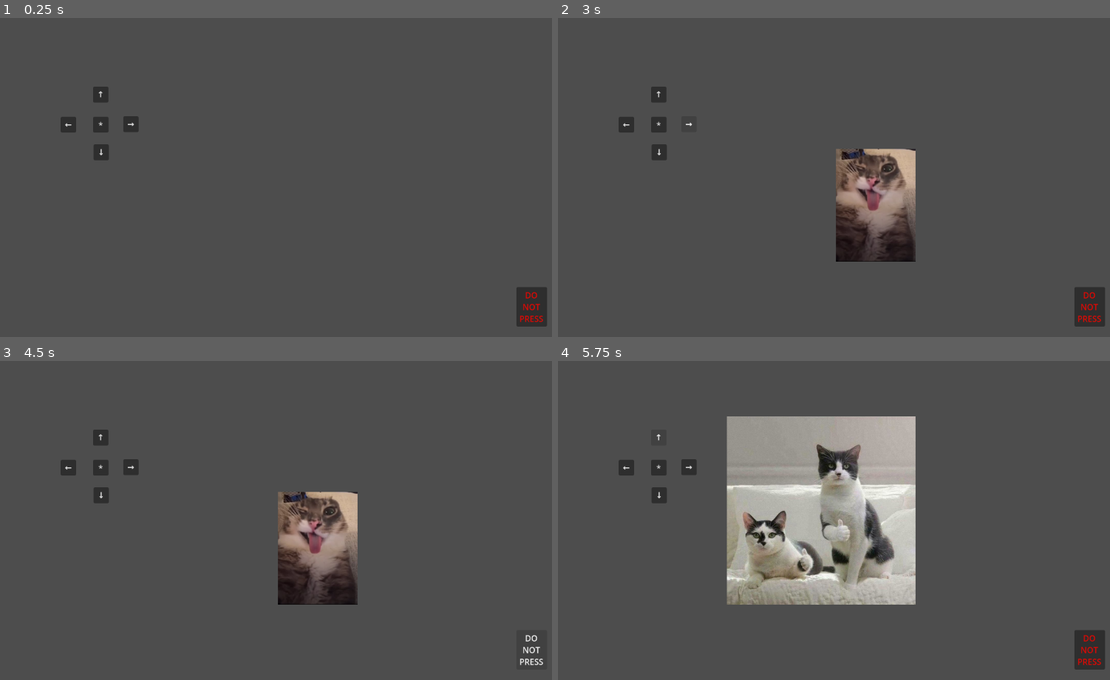
Above: before the commit, frames 1-4 (two rows, left to right).
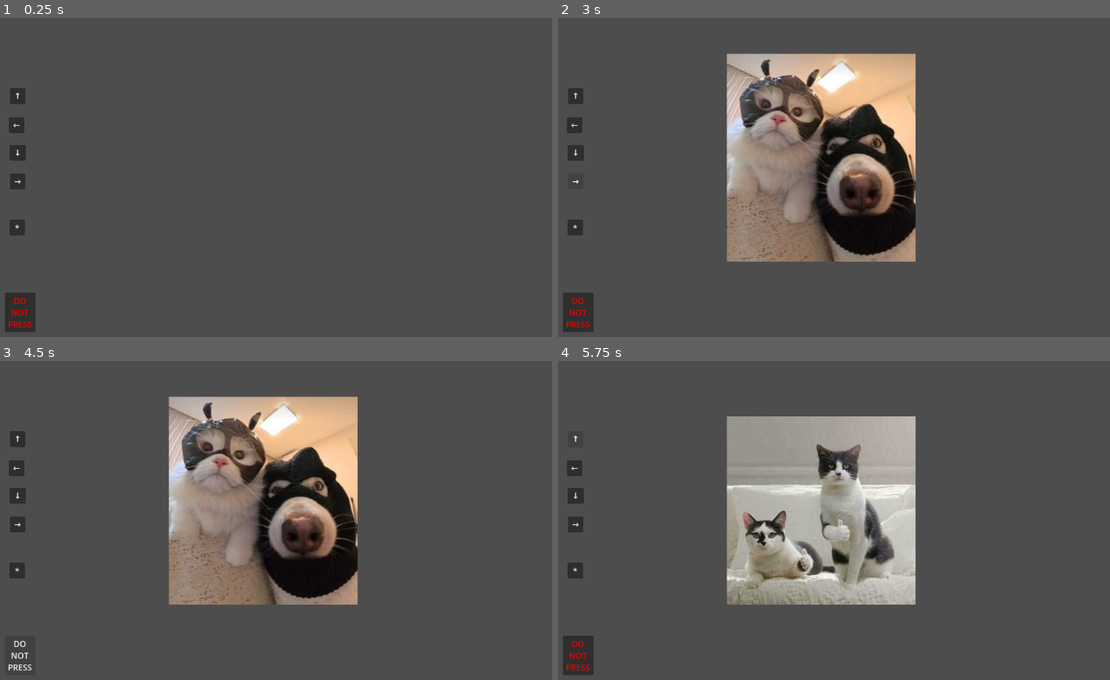
Above: after the commit, the same moments.

Repository: sofiia773/Cat
Game: Godot game, scene res://Main.tscn
Two runs of this game, one before a commit and one after it. Both use one fixed random seed, a clock stepped at 60 frames per second and the inputs below.
Inputs:
- Up to frame 1 (0.25 s): no input
- Up to frame 2 (3 s): click "↑" at 0.5 s; click "↓" at 1.25 s; click "←" at 2 s; click "→" at 2.75 s
- Up to frame 3 (4.5 s): click "*" at 3.5 s; click "DO NOT PRESS" at 4.25 s
- Up to frame 4 (5.75 s): click "↑" at 5 s

The runs differ from the first frame. In frame 1, 2.6% of the frame differs, in the area x 0-100%, y 21-99%; in frame 2, 23%, in the area x 0-100%, y 11-99%; in frame 3, 22%; in frame 4, 2.4%.

Commit message:
Added sounds

Diff:
--- a/Main.tscn
+++ b/Main.tscn
@@ -18,14 +18,14 @@
 [node name="UpButton" type="Button" parent="." unique_id=1823652593]
 layout_mode = 1
 anchors_preset = -1
-anchor_left = 0.19500001
-anchor_top = 0.231
-anchor_right = 0.19500001
-anchor_bottom = 0.231
-offset_left = -14.640015
-offset_top = -15.688004
-offset_right = 15.359985
-offset_bottom = 15.666214
+anchor_left = 0.055000003
+anchor_top = 0.23500001
+anchor_right = 0.055000003
+anchor_bottom = 0.23500001
+offset_left = -15.305004
+offset_top = -15.690002
+offset_right = 14.694996
+offset_bottom = 15.664215
 grow_horizontal = 2
 grow_vertical = 2
 text = "↑"
@@ -33,14 +33,14 @@
 [node name="DownButton" type="Button" parent="." unique_id=1374790172]
 layout_mode = 1
 anchors_preset = -1
-anchor_left = 0.19600001
-anchor_top = 0.40800002
-anchor_right = 0.19600001
-anchor_bottom = 0.40800002
-offset_left = -14.792007
-offset_top = -18.384003
-offset_right = 15.207993
-offset_bottom = 12.615997
+anchor_left = 0.055000003
+anchor_top = 0.404
+anchor_right = 0.055000003
+anchor_bottom = 0.404
+offset_left = -16.305004
+offset_top = -15.216003
+offset_right = 15.694996
+offset_bottom = 15.783997
 grow_horizontal = 2
 grow_vertical = 2
 text = "↓"
@@ -48,14 +48,14 @@
 [node name="LeftButton" type="Button" parent="." unique_id=1559517050]
 layout_mode = 1
 anchors_preset = -1
-anchor_left = 0.141
-anchor_top = 0.32000002
-anchor_right = 0.141
-anchor_bottom = 0.32000002
-offset_left = -15.432007
-offset_top = -15.360016
-offset_right = 14.567993
-offset_bottom = 15.639984
+anchor_left = 0.053000003
+anchor_top = 0.32200003
+anchor_right = 0.053000003
+anchor_bottom = 0.32200003
+offset_left = -15.003002
+offset_top = -15.588013
+offset_right = 14.996998
+offset_bottom = 15.411987
 grow_horizontal = 2
 grow_vertical = 2
 text = "←"
@@ -63,14 +63,14 @@
 [node name="RightButton" type="Button" parent="." unique_id=800455351]
 layout_mode = 1
 anchors_preset = -1
-anchor_left = 0.24700001
-anchor_top = 0.319
-anchor_right = 0.24700001
-anchor_bottom = 0.32000002
-offset_left = -15.0
-offset_top = -15.712006
-offset_right = 15.0
-offset_bottom = 14.639984
+anchor_left = 0.054
+anchor_top = 0.48800004
+anchor_right = 0.054
+anchor_bottom = 0.48800004
+offset_left = -14.154003
+offset_top = -14.152008
+offset_right = 15.845997
+offset_bottom = 16.853973
 grow_horizontal = 2
 grow_vertical = 2
 text = "→"
@@ -78,14 +78,14 @@
 [node name="CenterButton" type="Button" parent="." unique_id=1331683717]
 layout_mode = 1
 anchors_preset = -1
-anchor_left = 0.19600001
-anchor_top = 0.31800002
-anchor_right = 0.19600001
-anchor_bottom = 0.31800002
-offset_left = -15.792007
-offset_top = -14.064011
-offset_right = 14.415985
-offset_bottom = 16.93599
+anchor_left = 0.054
+anchor_top = 0.628
+anchor_right = 0.054
+anchor_bottom = 0.628
+offset_left = -15.154003
+offset_top = -15.712006
+offset_right = 15.053989
+offset_bottom = 15.287994
 grow_horizontal = 2
 grow_vertical = 2
 text = "*"
@@ -93,14 +93,14 @@
 [node name="DangerButton" type="Button" parent="." unique_id=2117616931]
 layout_mode = 1
 anchors_preset = -1
-anchor_left = 0.92600006
-anchor_top = 0.86500007
-anchor_right = 0.92600006
-anchor_bottom = 0.86500007
-offset_left = -30.0
-offset_top = -30.0
-offset_right = 30.0
-offset_bottom = 30.0
+anchor_left = 0.061000004
+anchor_top = 0.88100004
+anchor_right = 0.061000004
+anchor_bottom = 0.88100004
+offset_left = -32.211006
+offset_top = -38.17401
+offset_right = 27.788994
+offset_bottom = 38.82599
 grow_horizontal = 2
 grow_vertical = 2
 theme_override_colors/font_color = Color(0.8745098, 0.03529412, 0.015686275, 1)
@@ -123,6 +123,8 @@
 scale = Vector2(0.5, 0.5)
 stretch_mode = 6
 
+[node name="Synth" type="AudioStreamPlayer" parent="." unique_id=52239707]
+
 [connection signal="pressed" from="UpButton" to="." method="_on_up_button_pressed"]
 [connection signal="pressed" from="DownButton" to="." method="_on_down_button_pressed"]
 [connection signal="pressed" from="LeftButton" to="." method="_on_left_button_pressed"]
--- a/main.gd
+++ b/main.gd
@@ -1,47 +1,78 @@
 extends Control
 
-# отримуємо ноду картинки
+@onready var player = $Synth
 @onready var cat_image = $CatImage
 
-# масив картинок
+var playback
+var sample_rate = 44100
+var phase = 0.0
+var frequency = 440.0
+
+# коти
 var cat_textures = [
 	preload("res://assets/cat1.jpg"),
 	preload("res://assets/cat2.jpg"),
 	preload("res://assets/cat3.jpg"),
-	preload("res://assets/cat4.jpg")
+	preload("res://assets/cat5.jpg")
 ]
 
-# запускається при старті
 func _ready():
-	# підключаємо кнопки вручну (ГАРАНТОВАНО працює)
+	# 🔊 ЗАПУСК СИНТЕЗАТОРА
+	var generator = AudioStreamGenerator.new()
+	generator.mix_rate = sample_rate
+	generator.buffer_length = 0.1
+
+	player.stream = generator
+	player.play()
+
+	playback = player.get_stream_playback()
+
+	# 🎮 кнопки
 	$UpButton.pressed.connect(_on_UpButton_pressed)
 	$DownButton.pressed.connect(_on_DownButton_pressed)
 	$LeftButton.pressed.connect(_on_LeftButton_pressed)
 	$RightButton.pressed.connect(_on_RightButton_pressed)
 
-	# ховаємо картинку на старті
 	cat_image.visible = false
 
-	print("READY") # для перевірки
+	print("READY")
 
-# функція показу кота
+func _process(delta):
+	if playback == null:
+		return
+
+	var frames = playback.get_frames_available()
+
+	for i in range(frames):
+		var sample = sin(phase * TAU)
+		playback.push_frame(Vector2(sample, sample))
+
+		phase += frequency / sample_rate
+		if phase >= 1.0:
+			phase -= 1.0
+
+# 🐱 + 🎹 разом
 func show_cat(index):
 	cat_image.texture = cat_textures[index]
 	cat_image.visible = true
 
-# кнопки
+# 🎛 кнопки
 func _on_UpButton_pressed():
 	print("UP")
 	show_cat(0)
+	frequency = 440.0
 
 func _on_DownButton_pressed():
 	print("DOWN")
 	show_cat(1)
+	frequency = 494.0
 
 func _on_LeftButton_pressed():
 	print("LEFT")
 	show_cat(2)
+	frequency = 523.0
 
 func _on_RightButton_pressed():
 	print("RIGHT")
 	show_cat(3)
+	frequency = 587.0
Not shown, changed: .DS_Store
